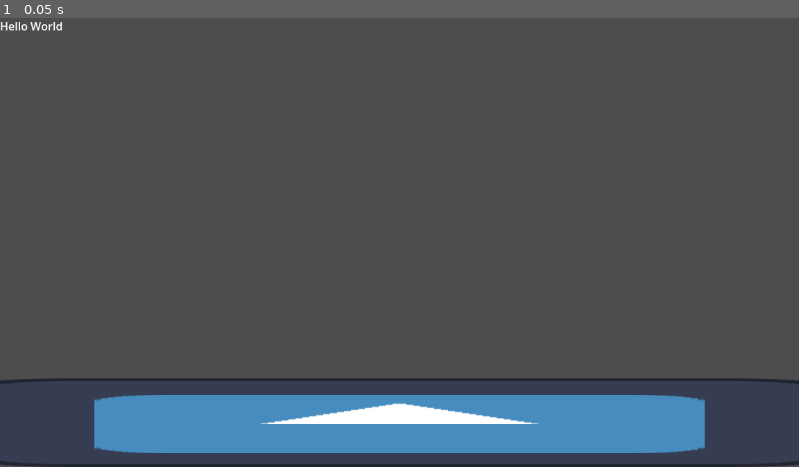
Above: before the commit, frame 1.
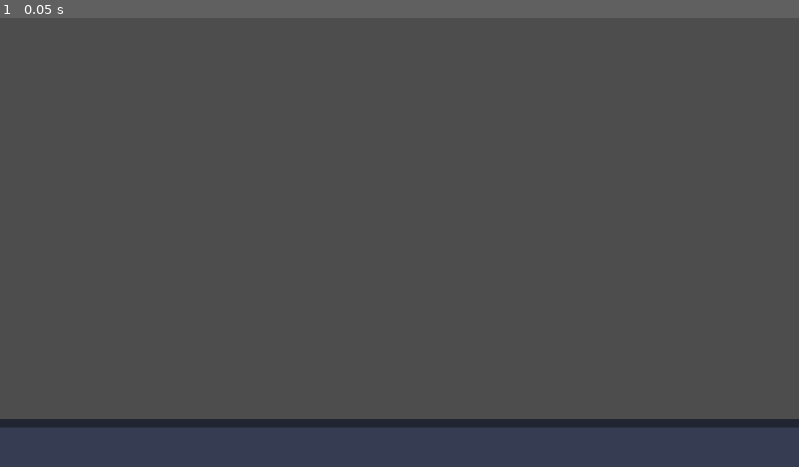
Above: after the commit, the same moment.

Repository: hasselmann-click/PiratePlatformer
Game: Godot game, scene res://scenes/my_first_scene.tscn
Two runs of this game, one before a commit and one after it. Both use one fixed random seed, a clock stepped at 60 frames per second and the inputs below. The engine's default icon, where the game draws it, is replaced by a stand-in: a white triangle on a blue panel in a dark square.
Inputs:
- Up to frame 1 (0.05 s): no input

The runs differ from the first frame. In frame 1, 12% of the frame differs, in the area x 0-100%, y 0-100%.
Error in both runs: Trying to assign value of type 'Node2D' to a variable of type 'character.gd'. (res://scripts/player.gd:3)

Commit message:
first animation tree

Diff:
--- a/scenes/characters/roger.tscn
+++ b/scenes/characters/roger.tscn
@@ -126,6 +126,59 @@
 "run": SubResource("Animation_34mon")
 }
 
+[sub_resource type="AnimationNodeStateMachine" id="AnimationNodeStateMachine_7k8ap"]
+
+[sub_resource type="AnimationNodeAnimation" id="AnimationNodeAnimation_doew1"]
+animation = &"idle"
+
+[sub_resource type="AnimationNodeAnimation" id="AnimationNodeAnimation_pkomi"]
+animation = &"run"
+
+[sub_resource type="AnimationNodeStateMachineTransition" id="AnimationNodeStateMachineTransition_3lm32"]
+advance_mode = 2
+
+[sub_resource type="AnimationNodeStateMachineTransition" id="AnimationNodeStateMachineTransition_eujra"]
+advance_mode = 2
+advance_expression = "velocity.x > 0"
+
+[sub_resource type="AnimationNodeStateMachineTransition" id="AnimationNodeStateMachineTransition_pkrbq"]
+advance_mode = 2
+advance_expression = "velocity.x == 0"
+
+[sub_resource type="AnimationNodeStateMachine" id="AnimationNodeStateMachine_ckwvu"]
+states/idle/node = SubResource("AnimationNodeAnimation_doew1")
+states/idle/position = Vector2(394.5, 101.25)
+states/run/node = SubResource("AnimationNodeAnimation_pkomi")
+states/run/position = Vector2(619, 100.625)
+transitions = ["Start", "idle", SubResource("AnimationNodeStateMachineTransition_3lm32"), "idle", "run", SubResource("AnimationNodeStateMachineTransition_eujra"), "run", "idle", SubResource("AnimationNodeStateMachineTransition_pkrbq")]
+
+[sub_resource type="AnimationNodeStateMachineTransition" id="AnimationNodeStateMachineTransition_0he8i"]
+advance_mode = 2
+
+[sub_resource type="AnimationNodeStateMachine" id="AnimationNodeStateMachine_io85g"]
+states/Locomotion/node = SubResource("AnimationNodeStateMachine_ckwvu")
+states/Locomotion/position = Vector2(483.5, 100.75)
+transitions = ["Start", "Locomotion", SubResource("AnimationNodeStateMachineTransition_0he8i")]
+
+[sub_resource type="AnimationNodeStateMachineTransition" id="AnimationNodeStateMachineTransition_fox6t"]
+advance_mode = 2
+
+[sub_resource type="AnimationNodeStateMachine" id="AnimationNodeStateMachine_wwlc7"]
+states/Movement/node = SubResource("AnimationNodeStateMachine_io85g")
+states/Movement/position = Vector2(467, 100)
+transitions = ["Start", "Movement", SubResource("AnimationNodeStateMachineTransition_fox6t")]
+
+[sub_resource type="AnimationNodeStateMachineTransition" id="AnimationNodeStateMachineTransition_6ndyr"]
+advance_mode = 2
+
+[sub_resource type="AnimationNodeStateMachine" id="AnimationNodeStateMachine_11l3q"]
+states/Start/position = Vector2(195, 100.875)
+states/WithSword/node = SubResource("AnimationNodeStateMachine_7k8ap")
+states/WithSword/position = Vector2(691.5, 187)
+states/WithoutSword/node = SubResource("AnimationNodeStateMachine_wwlc7")
+states/WithoutSword/position = Vector2(471.5, 101.75)
+transitions = ["Start", "WithoutSword", SubResource("AnimationNodeStateMachineTransition_6ndyr")]
+
 [sub_resource type="CapsuleShape2D" id="CapsuleShape2D_8dlow"]
 radius = 8.0
 height = 26.0
@@ -142,6 +195,12 @@
 "": SubResource("AnimationLibrary_omd33")
 }
 
+[node name="AnimationTree" type="AnimationTree" parent="Sprite2D/AnimationPlayer"]
+root_node = NodePath("../..")
+tree_root = SubResource("AnimationNodeStateMachine_11l3q")
+advance_expression_base_node = NodePath("../../..")
+anim_player = NodePath("..")
+
 [node name="CollisionShape2D" type="CollisionShape2D" parent="."]
 position = Vector2(0, -13)
 shape = SubResource("CapsuleShape2D_8dlow")
--- a/scenes/my_first_scene.tscn
+++ b/scenes/my_first_scene.tscn
@@ -13,6 +13,8 @@
 [node name="Roger" parent="." instance=ExtResource("1_qvi73")]
 position = Vector2(407, 369)
 speed = 16.0
+acceleration = 32.0
+deceleration = 128.0
 
 [node name="Player" type="Node" parent="Roger"]
 script = ExtResource("2_513sy")
@@ -31,3 +33,7 @@
 
 [node name="CollisionShape2D" type="CollisionShape2D" parent="Floor/StaticBody2D"]
 shape = SubResource("RectangleShape2D_b2psy")
+
+[node name="Camera2D" type="Camera2D" parent="."]
+position = Vector2(414, 435)
+zoom = Vector2(3, 3)
Not shown: 1 places in scenes/characters/roger.tscn that only renumber resources
